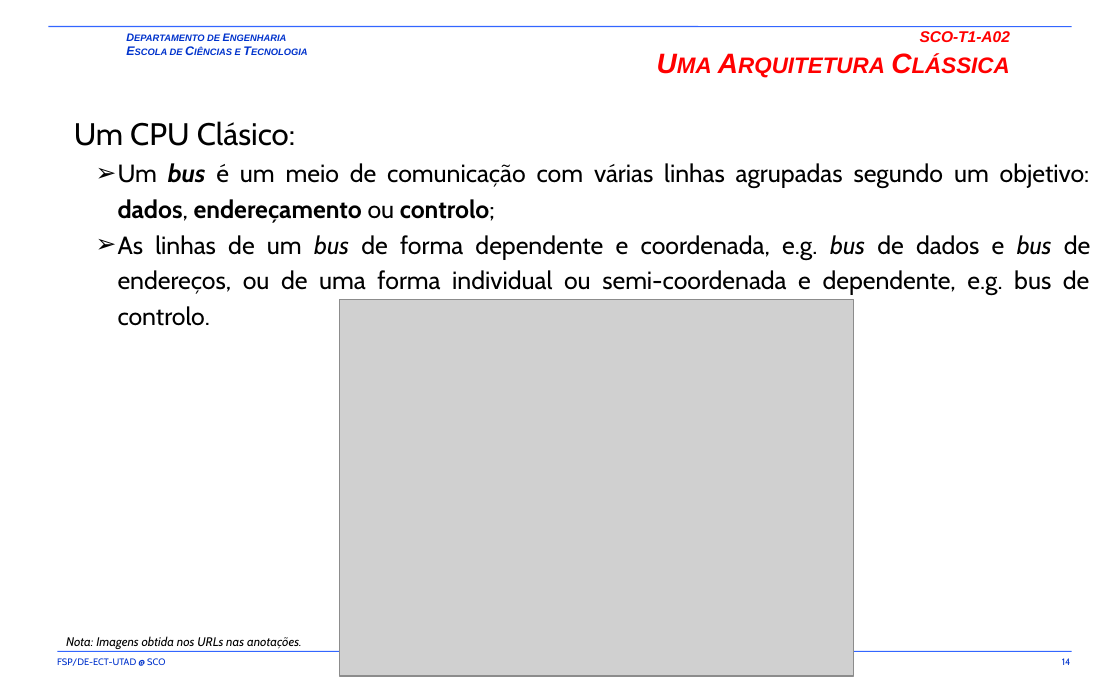
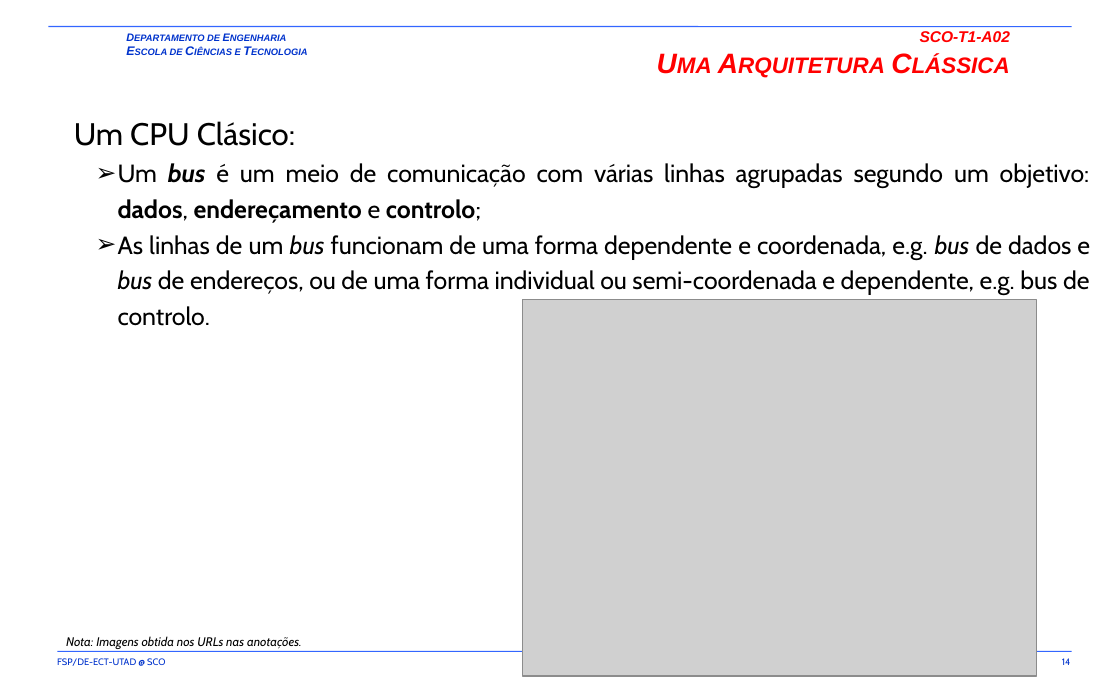
Before and after one commit to fsp864/UTAD-SCO, a slide deck: slide 14 of aulas/t/old/SCO-T1-A01-A02.pptx. Drawn at 1120x700 pixels with LibreOffice and Linux fonts; fonts in the diff are those of the drawing; grey boxes stand for pictures; background and template pictures are left out. Boxes give left, top, right and bottom in pixels: in the first picture for what was removed or moved away, otherwise in the second. Text is boxed around its words. In the diff, an @@ line names an element or a change of style, - is before the commit and + after.

```diff
--- a/aulas/t/old/SCO-T1-A01-A02.pptx
+++ b/aulas/t/old/SCO-T1-A01-A02.pptx
@@ text at <box>118,163,1090,326</box>: text changed @@
-  ➢ Um bus é um meio de comunicação com várias linhas agrupadas segundo um objetivo: dados, endereçamento ou controlo;
-  ➢ As linhas de um bus de forma dependente e coordenada, e.g. bus de dados e bus de endereços, ou de uma forma individual ou semi-coordenada e dependente, e.g. bus de controlo.
+  ➢ Um bus é um meio de comunicação com várias linhas agrupadas segundo um objetivo: dados, endereçamento e controlo;
+  ➢ As linhas de um bus funcionam de uma forma dependente e coordenada, e.g. bus de dados e bus de endereços, ou de uma forma individual ou semi-coordenada e dependente, e.g. bus de controlo.
@@ picture: place and size @@
-picture at <box>339,300,853,676</box>
+picture at <box>523,300,1037,676</box>
```
Also in this commit, not shown: 5 other slides changed, 1 slide added, 1 other file.
